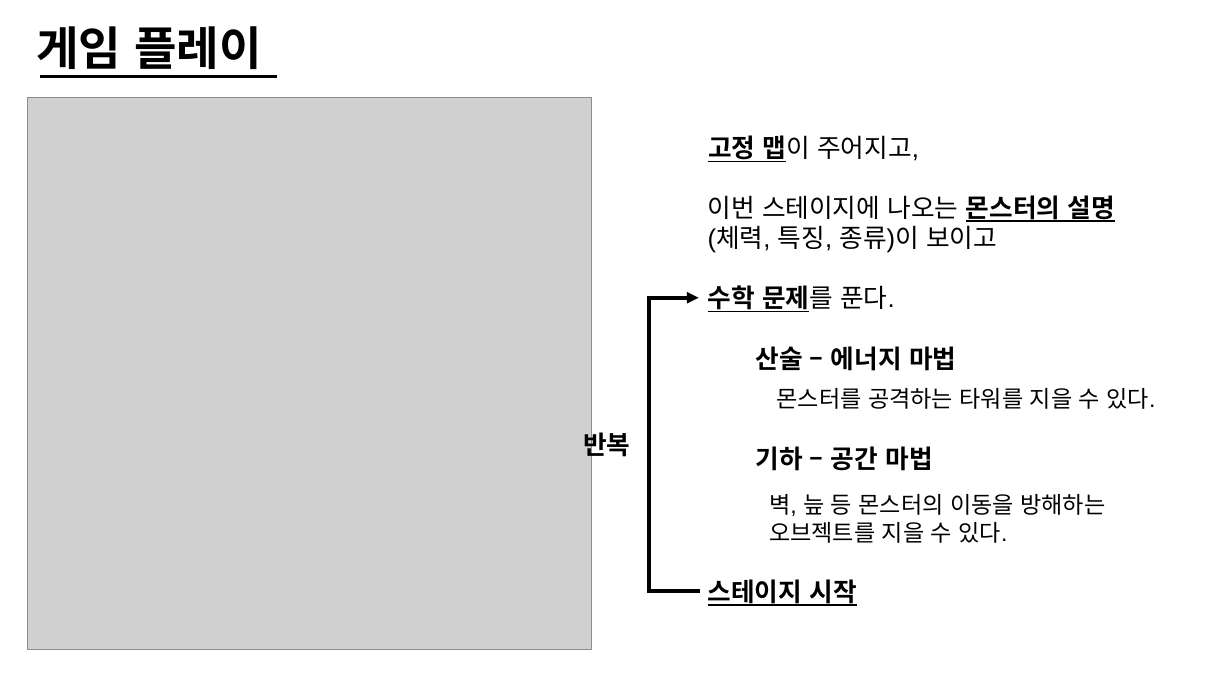
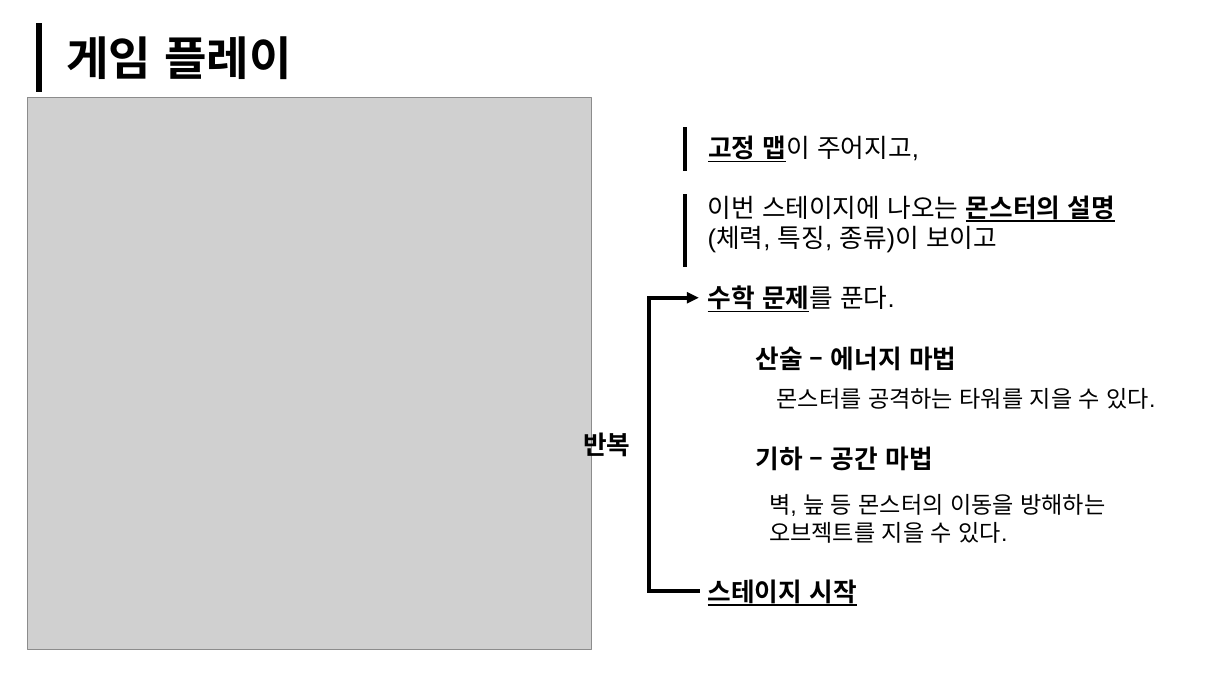
Before and after one commit to Bandyck/Design, a slide deck: slide 7 of 컨셉PT_Serious_임경태.pptx. Drawn at 1232x693 pixels with LibreOffice and Linux fonts; fonts in the diff are those of the drawing; grey boxes stand for pictures. Boxes give left, top, right and bottom in pixels: in the first picture for what was removed or moved away, otherwise in the second. Text is boxed around its words. In the diff, an @@ line names an element or a change of style, - is before the commit and + after.

```diff
--- a/컨셉PT_Serious_임경태.pptx
+++ b/컨셉PT_Serious_임경태.pptx
@@ line added from (39, 23) to (39, 92), #000000 5 pt @@
@@ text "게임 플레이" rewrapped from [36, 26, 262, 77] to [66, 36, 292, 79] @@
@@ line removed from (40, 77) to (276, 77) @@
@@ line added from (686, 128) to (686, 171), #000000 3 pt @@
@@ line added from (686, 194) to (686, 267), #000000 3 pt @@
```
Also in this commit, not shown: 7 other slides changed, 8 slides added, 2 slides removed, 2 other files.
